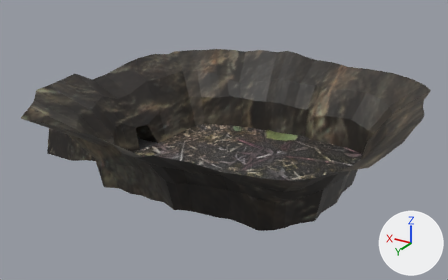
Renders of the FBX model Assets/Models/MageArea/MageArea.fbx from each side of a commit.
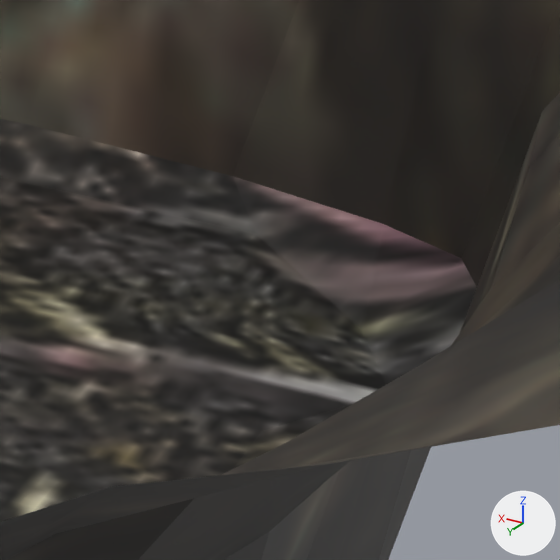
The first picture shows the older version from a camera (50 mm lens) standing at (-69.4, 121.4, 68.7) and looking at (3.8, -0.6, 7.6). The close-ups show the older and then the newer version on the part from 72% to 82% of the width and 47% to 64% of the height of that picture. Only the edits that show in the close-ups are written down. The lights are fixed; the arrows at lower right show +X, +Y and +Z.

Objects in the first close-up: 'Area'.
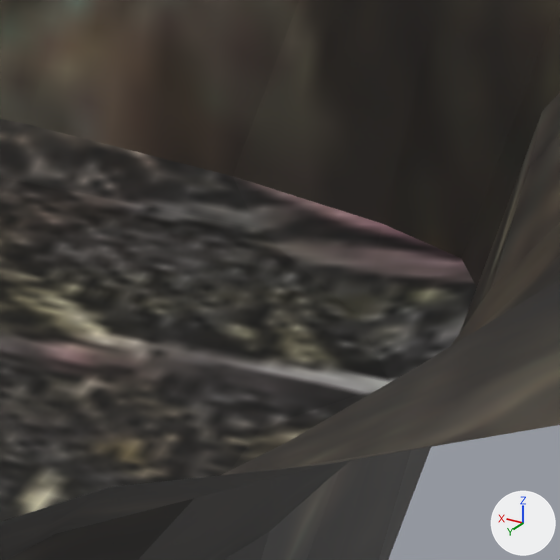
The change in detail:
me_area has 627 vertices, 606 faces and spans x -41.7..55.8, y -39.8..40.2, z -1.7..21.5.
me_area is used by ob_area; location (0.0, 0.0, 0.0).
Part 1, on me_area:
Vertex 64 of me_area moves from (-22.8, -20.4, 0.8) at pixel (361, 329) to (-22.8, -20.3, 1.1) at pixel (360, 316).
Vertex 65 of me_area moves from (-24.6, -17.4, 0.9) to (-24.5, -17.4, 1.1).
Vertex 66 of me_area moves from (-22.9, -14.1, 0.9) at pixel (261, 431) to (-22.9, -14.1, 1.0) at pixel (261, 427).
Vertex 79 of me_area moves from (-19.1, -23.7, 1.0) at pixel (256, 233) to (-19.1, -23.7, 1.1) at pixel (256, 227).
me_area part 2: texture (UV) coordinates of 252 of 606 faces, centred in x -26.7..29.1, y -24.7..24.2, z 0.1..2.1, changed; they spanned u 0.0..0.87, v 0.0..1.0 and now span u 0.01..0.86, v 0.0..1.0.

What differs and where, as boxes (x1, y1, x2, y2) in the close-ups (560 x 560 px; the box of a moved part takes in the faces that stretch with it):
part 1 of me_area, moved or reshaped
    both: (0, 124, 477, 479)
part 2 of me_area, surface changed
    both: (0, 130, 477, 517)
